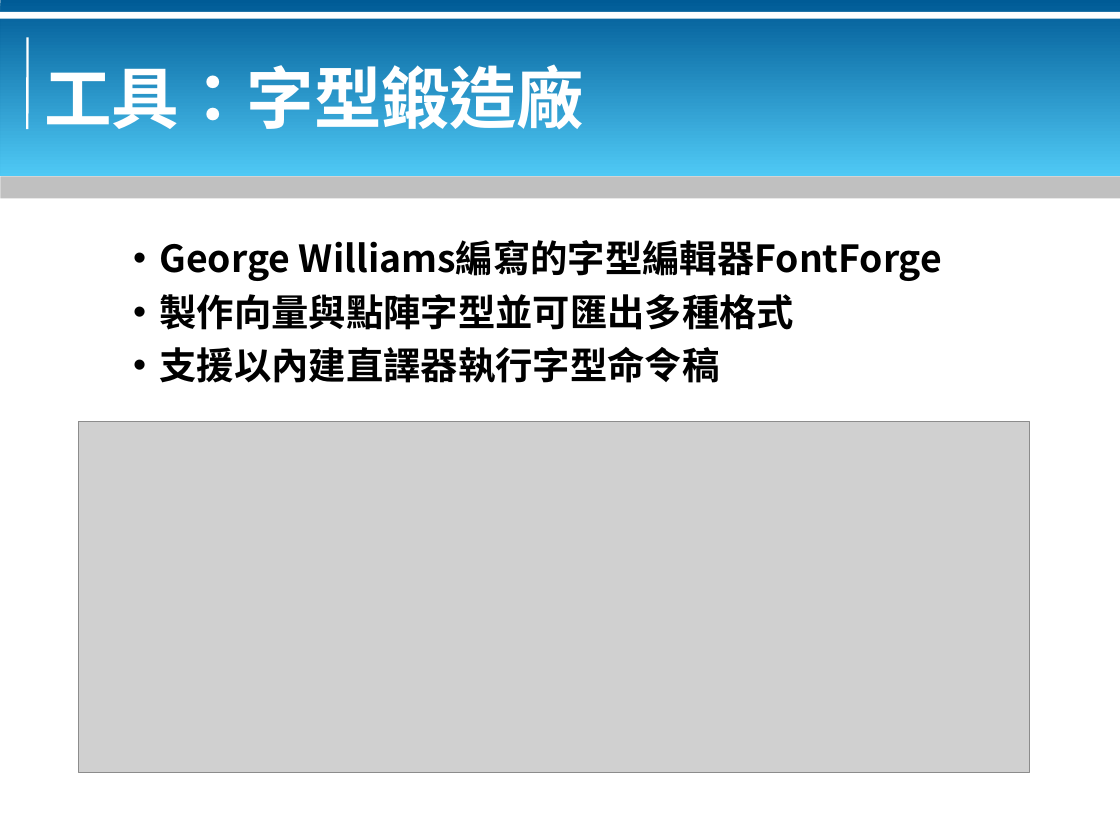
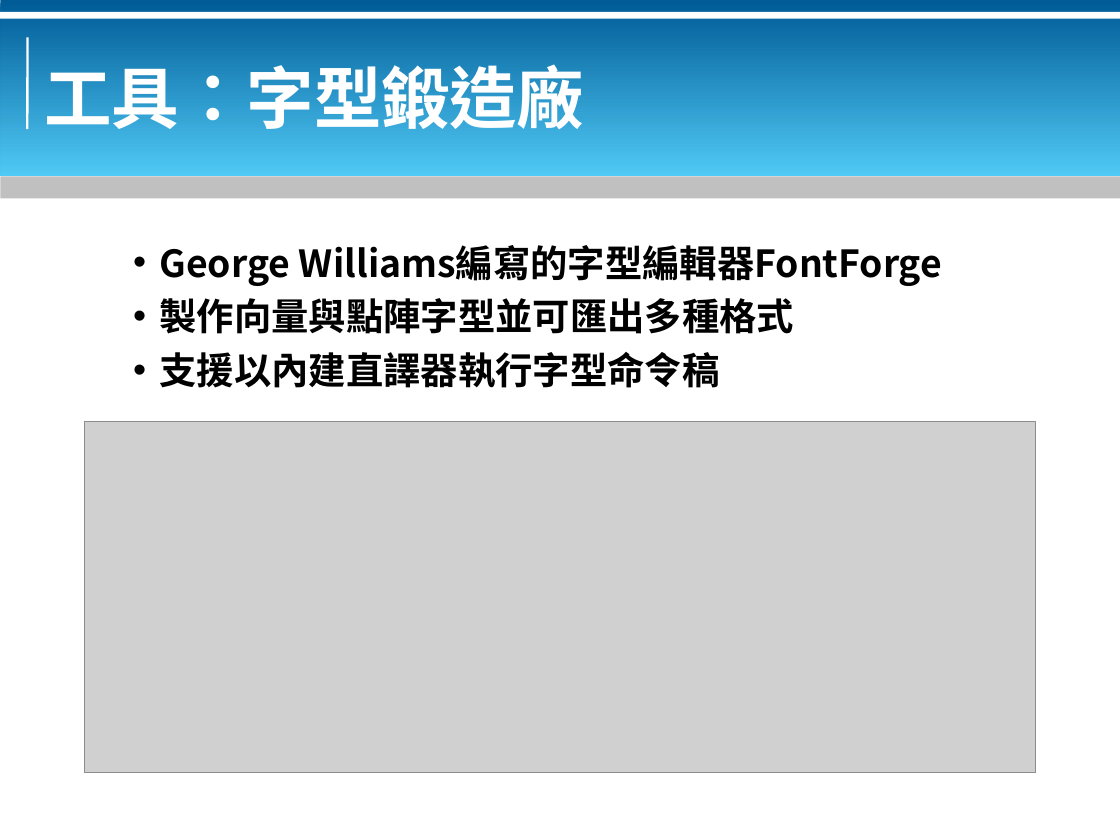
Before and after one commit to bluebat/.presentations, a slide deck: slide 4 of making-p-font-with-fontforge.odp. Drawn at 1120x840 pixels with LibreOffice and Linux fonts; fonts in the diff are those of the drawing; grey boxes stand for pictures; background and template pictures are left out. Boxes give left, top, right and bottom in pixels: in the first picture for what was removed or moved away, otherwise in the second. Text is boxed around its words. In the diff, an @@ line names an element or a change of style, - is before the commit and + after.

```diff
--- a/making-p-font-with-fontforge.odp
+++ b/making-p-font-with-fontforge.odp
@@ text "George Williams編寫的字型編輯器FontForge": place and size @@
-text "George Williams編寫的字型編輯器FontForge" at <box>160,240,942,383</box>
+text "George Williams編寫的字型編輯器FontForge" at <box>160,245,942,388</box>
@@ picture: place and size @@
-picture at <box>78,421,1029,773</box>
+picture at <box>85,421,1036,773</box>
```
Also in this commit, not shown: 3 other slides changed, 6 other files.
